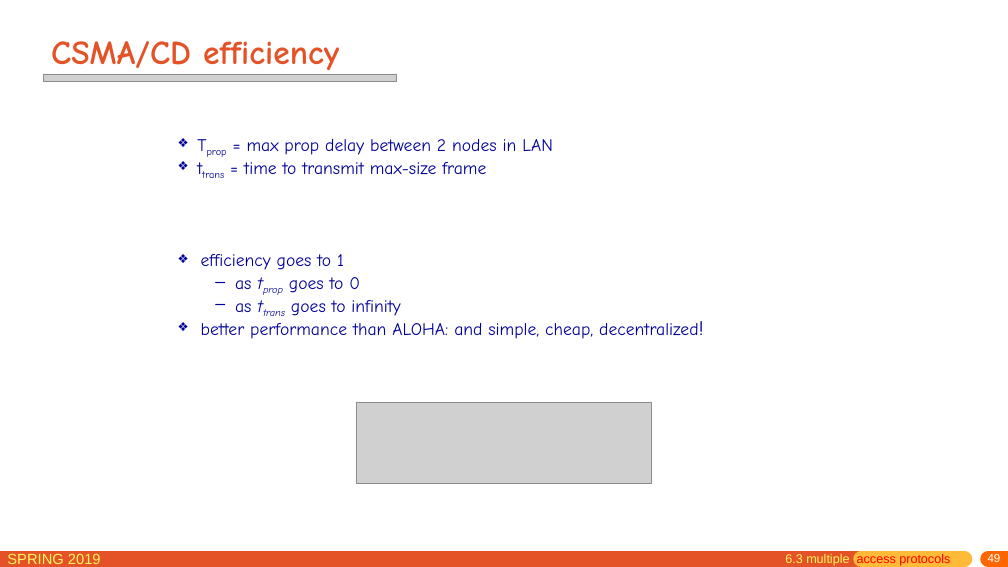
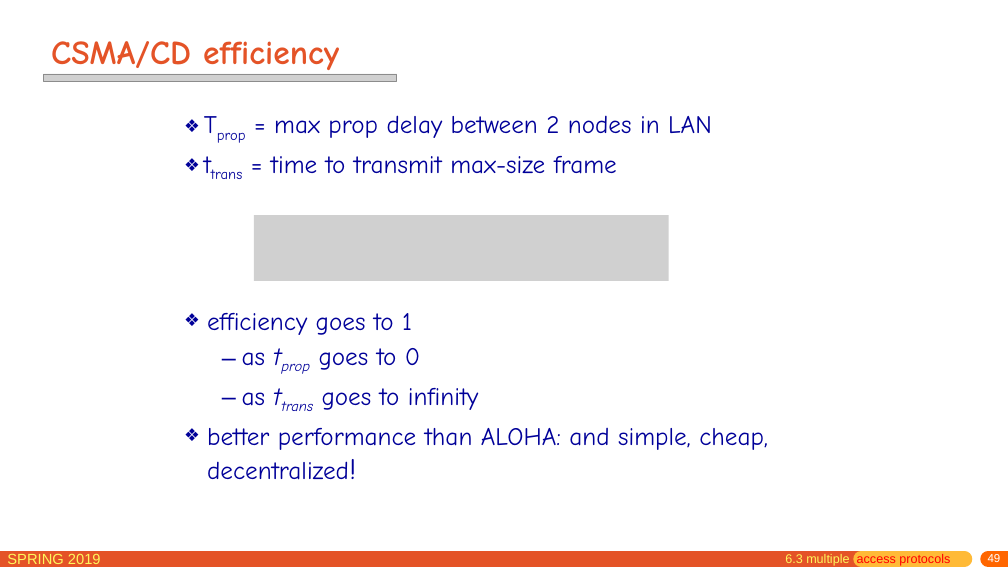
Before and after one commit to jichenghu/PPT_networkDistributed, a slide deck: slide 49 of chapter6.pptx. Drawn at 1008x567 pixels with LibreOffice and Linux fonts; fonts in the diff are those of the drawing; grey boxes stand for pictures. Boxes give left, top, right and bottom in pixels: in the first picture for what was removed or moved away, otherwise in the second. Text is boxed around its words. In the diff, an @@ line names an element or a change of style, - is before the commit and + after.

```diff
--- a/chapter6.pptx
+++ b/chapter6.pptx
@@ text "Tprop = max prop delay ...": place and size @@
-text "Tprop = max prop delay ..." at [201,139,698,339]
+text "Tprop = max prop delay ..." at [271,115,712,174]
@@ text "Tprop = max prop delay ..." at [271,115,712,174]: size 16.8 to 24 pt; line spacing 0.8 to 1; more space between paragraphs @@
@@ picture added at [254,216,669,281] @@
@@ text at [201,254,698,339]: paragraphs removed @@
-❖ efficiency goes to 1
-  – as tprop goes to 0
-  – as ttrans goes to infinity
-❖ better performance than ALOHA: and simple, cheap, decentralized!
@@ text added at [207,313,768,480], 24 pt, text #000099 @@
+❖ efficiency goes to 1
+  – as tprop goes to 0
+  – as ttrans goes to infinity
+❖ better performance than ALOHA: and simple, cheap, decentralized!
@@ picture removed at [356,402,651,484] @@
```
Also in this commit, not shown: 3 other slides changed, 1 slide added.
